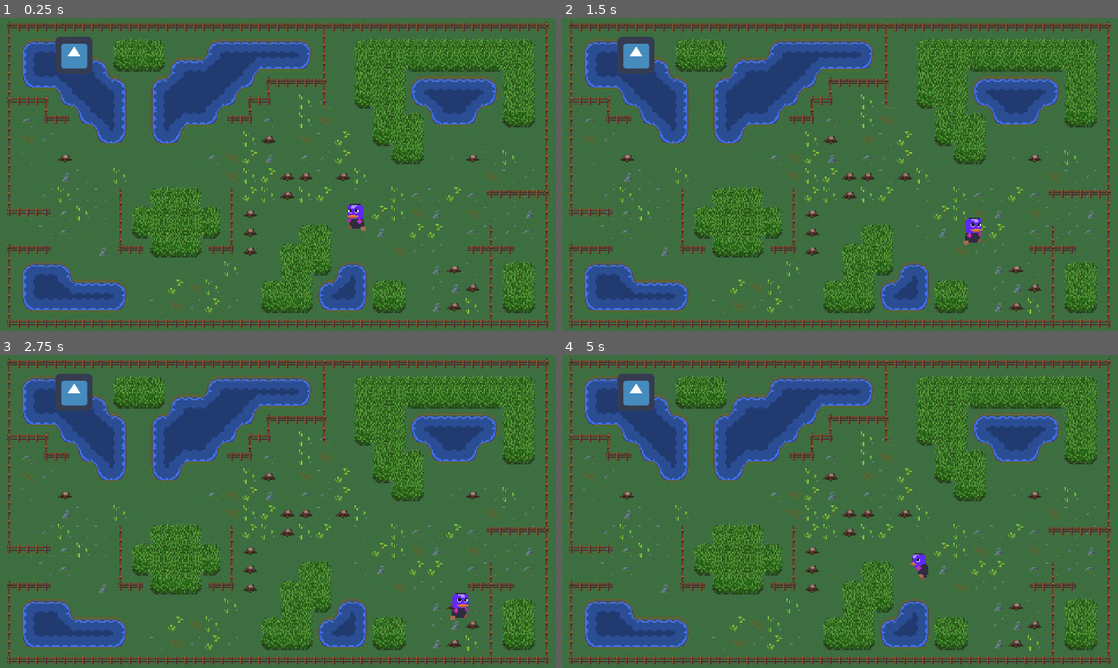
Above: before the commit, frames 1-4 (two rows, left to right).
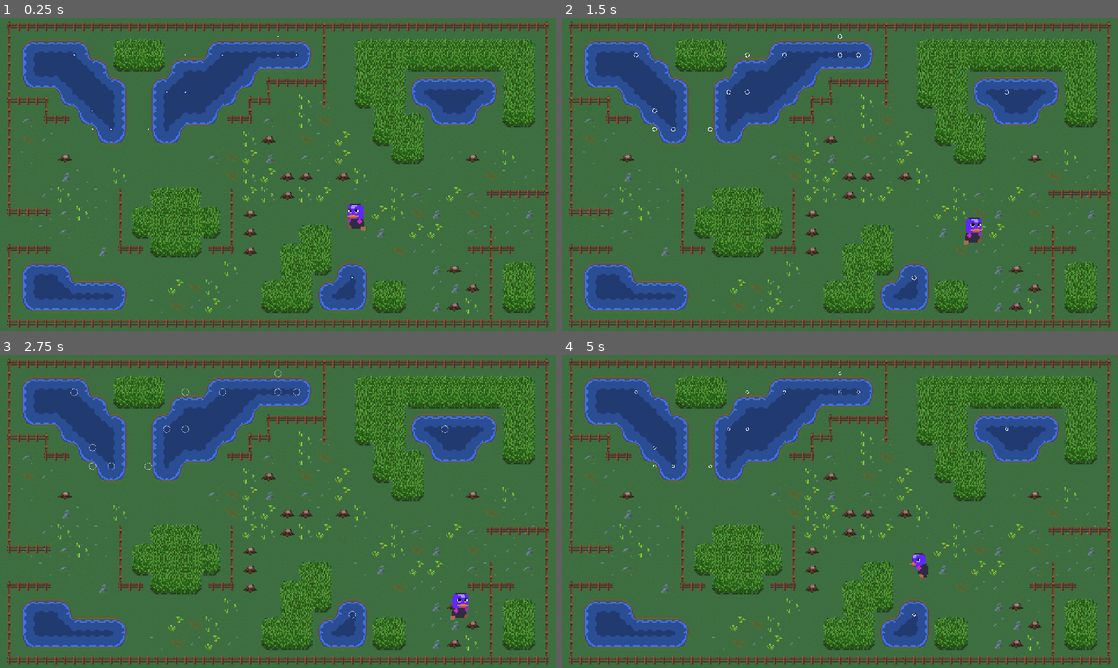
Above: after the commit, the same moments.

Repository: davidalpha/safari
Game: Godot game, scene res://Game.tscn
Same seed, same stepped clock (60 frames per second), same inputs: the game is played once before the commit and once after it. The engine's default icon, where the game draws it, is replaced by a stand-in: a white triangle on a blue panel in a dark square.
Inputs:
- Up to frame 1 (0.25 s): no input
- Up to frame 2 (1.5 s): tap Enter at 0.5 s; hold Right (ui_right) 0.53-1.28 s; hold Space (listen) 0.53-1.28 s; hold Down (ui_down) from 1.28 s (still down); tap Space (listen) at 1.35 s
- Up to frame 3 (2.75 s): release Down (ui_down) at 2.03 s; hold Right (ui_right) from 2.03 s (still down); hold Space (listen) from 2.03 s (still down)
- Up to frame 4 (5 s): release Right (ui_right) at 2.78 s; release Space (listen) at 2.78 s; hold Up (ui_up) 2.78-3.53 s; tap Space (listen) at 2.85, 4.35 s; hold Space (listen) 3.53-4.28 s; hold Left (ui_left) from 3.53 s (still down)

The runs differ from the first frame. In frame 1, 0.7% of the frame differs, in the area x 10-64%, y 5-84%; in frame 2, 0.8%; in frame 3, 0.8%, in the area x 10-81%, y 4-85%; in frame 4, 0.8%.

Commit message:
added splash to trigger

Diff:
--- a/Map.gd
+++ b/Map.gd
@@ -25,11 +25,11 @@
 	return cellsOfIndex
 
 func seed_triggers(tile_array, amount):
-	trigger = trigger.instance()
 	tile_array.shuffle()
 	for i in range(0,amount):
+		var trigger_instance = trigger.instance()
 		print(tile_array[i])
 		var pos_in_px = Vector2($forestTileMap.map_to_world(tile_array[i]))
 		print(pos_in_px)
-		trigger.position = pos_in_px
-		self.add_child(trigger)
+		trigger_instance.position = pos_in_px
+		self.add_child(trigger_instance)
--- a/trigger.tscn
+++ b/trigger.tscn
@@ -1,6 +1,6 @@
 [gd_scene load_steps=4 format=2]
 
-[ext_resource path="res://icon.png" type="Texture" id=1]
+[ext_resource path="res://splashParticle.tscn" type="PackedScene" id=1]
 [ext_resource path="res://trigger.gd" type="Script" id=2]
 
 [sub_resource type="RectangleShape2D" id=1]
@@ -15,7 +15,6 @@
 position = Vector2( -0.25, 0 )
 shape = SubResource( 1 )
 
-[node name="Sprite" type="Sprite" parent="Area2D"]
-scale = Vector2( 0.5, 0.5 )
-texture = ExtResource( 1 )
+[node name="splash_particle" parent="Area2D" instance=ExtResource( 1 )]
+scale = Vector2( 0.25, 0.25 )
 [connection signal="area_entered" from="Area2D" to="." method="_on_Area2D_area_entered"]
